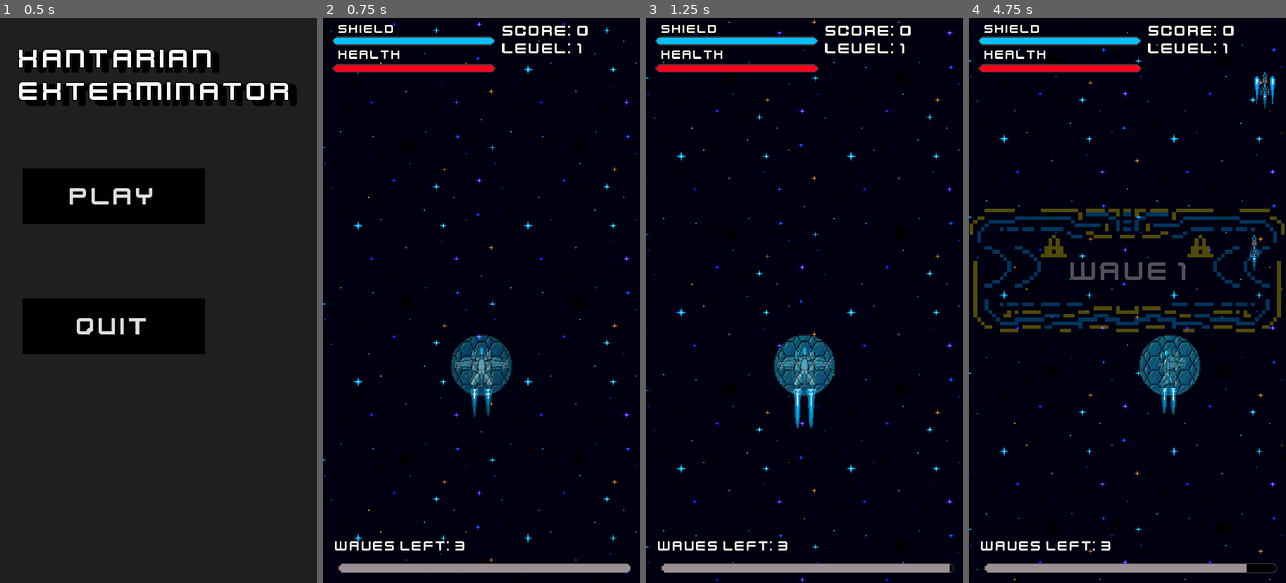
Above: before the commit, frames 1-4 (left to right).
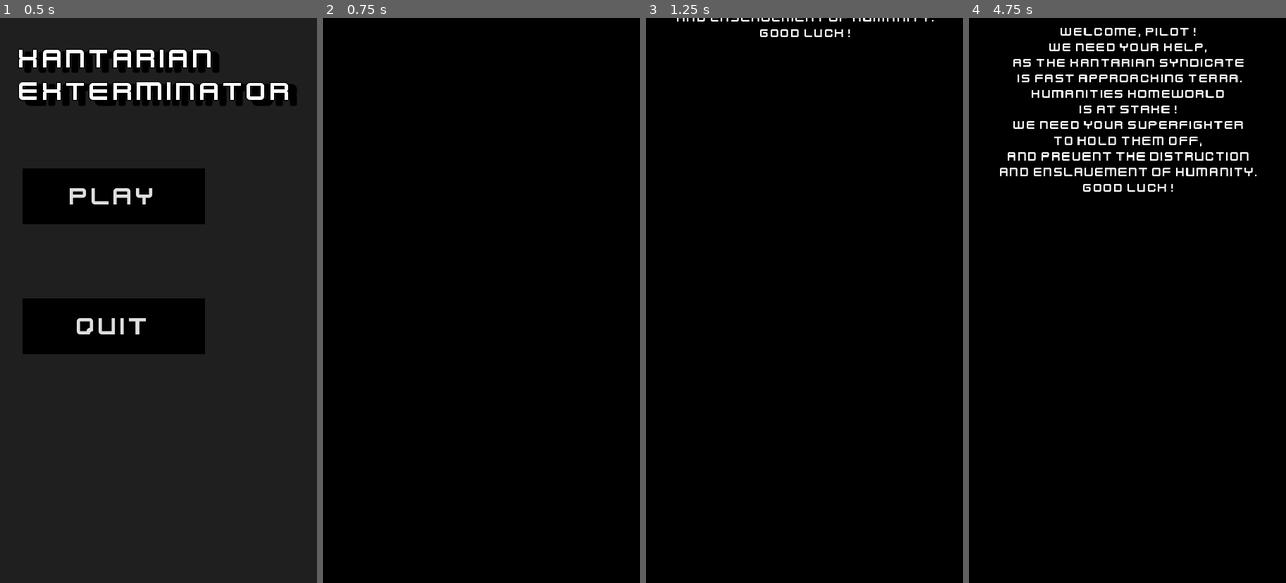
Above: after the commit, the same moments.

Repository: MichaelG-DTE/Final-Godot-DTE-Assessment-Game-Github
Game: Godot game, scene res://Scenes/main_menu.tscn
Same seed, same stepped clock (60 frames per second), same inputs: the game is played once before the commit and once after it. Sound files missing from this copy of the repository are replaced by a short silence.
Inputs (mouse positions are in pixels of both pictures, inside the frame that each line leads up to):
- Up to frame 1 (0.5 s): no input
- Up to frame 2 (0.75 s): click "PLAY" at 0.5 s
- Up to frame 3 (1.25 s): no input
- Up to frame 4 (4.75 s): move the mouse to (1197, 272) at 1.27 s; hold D (Right) 1.28-2.03 s; hold Right mouse button (MissileShoot) 1.28-2.03 s; move the mouse to (1064, 328) at 2.02 s; hold S (Down) 2.03-2.78 s; click (1064, 328) at 2.1 s; move the mouse to (1159, 176) at 2.77 s; hold D (Right) 2.78-3.53 s; hold Right mouse button (MissileShoot) 2.78-3.53 s; move the mouse to (1111, 413) at 3.52 s; hold W (Up) 3.53-4.28 s; click (1111, 413) at 3.6 s; move the mouse to (1222, 385) at 4.27 s; hold A (Left) from 4.28 s (still down); hold Right mouse button (MissileShoot) from 4.28 s (still down)

Frame 1 is identical in both runs. In frame 2, 6.5% of the frame differs, in the area x 0-99%, y 0-99%; in frame 3, 7.0%; in frame 4, 16%, in the area x 0-100%, y 0-100%.

Commit message:
Added New Cutscene to beginning of game

Diff:
--- a/Scenes/final_level.tscn
+++ b/Scenes/final_level.tscn
@@ -400,9 +400,9 @@
 anchors_preset = 5
 anchor_left = 0.5
 anchor_right = 0.5
-offset_left = -476.0
+offset_left = -26.0
 offset_top = -968.0
-offset_right = -236.0
+offset_right = 214.0
 offset_bottom = -903.0
 grow_horizontal = 2
 scale = Vector2(4.06963, 4.1588)
@@ -417,9 +417,9 @@
 anchors_preset = 5
 anchor_left = 0.5
 anchor_right = 0.5
-offset_left = -465.0
+offset_left = -15.0
 offset_top = -300.0
-offset_right = 469.0
+offset_right = 919.0
 offset_bottom = -68.0
 grow_horizontal = 2
 text = "Thanks to yor efforts,
@@ -435,9 +435,9 @@
 anchors_preset = 5
 anchor_left = 0.5
 anchor_right = 0.5
-offset_left = -1191.0
+offset_left = -741.0
 offset_top = 3000.0
-offset_right = 1202.0
+offset_right = 1652.0
 offset_bottom = 10745.6
 grow_horizontal = 2
 text = "Thank You for Playing
--- a/Scenes/level_one.tscn
+++ b/Scenes/level_one.tscn
@@ -14,10 +14,18 @@
 [ext_resource type="PackedScene" uid="uid://clbakaiyc3qut" path="res://Scenes/health_bar.tscn" id="10_8354x"]
 [ext_resource type="AudioStream" uid="uid://c1m7pr0qn443r" path="res://Assets/Game Assets/Music/Xantarian Exterminator OST 1 - Terran Fighter One.mp3" id="13_xpgwb"]
 
+[sub_resource type="LabelSettings" id="LabelSettings_madmr"]
+font = ExtResource("6_4guqa")
+font_size = 35
+
 [sub_resource type="LabelSettings" id="LabelSettings_y75hu"]
 font = ExtResource("6_4guqa")
 font_size = 80
 outline_color = Color(0, 0, 0, 1)
+
+[sub_resource type="LabelSettings" id="LabelSettings_1pcbx"]
+font = ExtResource("6_4guqa")
+font_size = 40
 
 [sub_resource type="Animation" id="Animation_gtm3d"]
 length = 0.001
@@ -105,10 +113,6 @@
 "WarningFlashing": SubResource("Animation_ux418")
 }
 
-[sub_resource type="LabelSettings" id="LabelSettings_1pcbx"]
-font = ExtResource("6_4guqa")
-font_size = 40
-
 [sub_resource type="Animation" id="Animation_gowww"]
 resource_name = "Background"
 length = 0.9
@@ -145,6 +149,115 @@
 _data = {
 "Background": SubResource("Animation_gowww"),
 "RESET": SubResource("Animation_7ga84")
+}
+
+[sub_resource type="Animation" id="Animation_xspyn"]
+resource_name = "BeginningOfGame"
+length = 30.0
+tracks/0/type = "value"
+tracks/0/imported = false
+tracks/0/enabled = true
+tracks/0/path = NodePath(".:modulate")
+tracks/0/interp = 1
+tracks/0/loop_wrap = true
+tracks/0/keys = {
+"times": PackedFloat32Array(20, 25),
+"transitions": PackedFloat32Array(1, 1),
+"update": 0,
+"values": [Color(1, 1, 1, 1), Color(1, 1, 1, 0)]
+}
+tracks/1/type = "value"
+tracks/1/imported = false
+tracks/1/enabled = true
+tracks/1/path = NodePath("../BeginningText:position")
+tracks/1/interp = 1
+tracks/1/loop_wrap = true
+tracks/1/keys = {
+"times": PackedFloat32Array(0, 8, 15, 18),
+"transitions": PackedFloat32Array(1, 1, 1, 1),
+"update": 0,
+"values": [Vector2(44.5, -500), Vector2(44.5, 500), Vector2(44.5, 500), Vector2(44.5, 2000)]
+}
+tracks/2/type = "value"
+tracks/2/imported = false
+tracks/2/enabled = true
+tracks/2/path = NodePath("../../PlayerSpawnPos:position")
+tracks/2/interp = 1
+tracks/2/loop_wrap = true
+tracks/2/keys = {
+"times": PackedFloat32Array(26),
+"transitions": PackedFloat32Array(1),
+"update": 0,
+"values": [Vector2(450, 1750)]
+}
+tracks/3/type = "value"
+tracks/3/imported = false
+tracks/3/enabled = true
+tracks/3/path = NodePath("../../Player:position")
+tracks/3/interp = 1
+tracks/3/loop_wrap = true
+tracks/3/keys = {
+"times": PackedFloat32Array(26, 26.5, 26.6, 26.8),
+"transitions": PackedFloat32Array(1, 1, 1, 1),
+"update": 0,
+"values": [Vector2(450, 1750), Vector2(450, 1000), Vector2(450, 975), Vector2(450, 1000)]
+}
+
+[sub_resource type="Animation" id="Animation_j4bug"]
+length = 0.001
+tracks/0/type = "value"
+tracks/0/imported = false
+tracks/0/enabled = true
+tracks/0/path = NodePath(".:modulate")
+tracks/0/interp = 1
+tracks/0/loop_wrap = true
+tracks/0/keys = {
+"times": PackedFloat32Array(0),
+"transitions": PackedFloat32Array(1),
+"update": 0,
+"values": [Color(1, 1, 1, 1)]
+}
+tracks/1/type = "value"
+tracks/1/imported = false
+tracks/1/enabled = true
+tracks/1/path = NodePath("../BeginningText:position")
+tracks/1/interp = 1
+tracks/1/loop_wrap = true
+tracks/1/keys = {
+"times": PackedFloat32Array(0),
+"transitions": PackedFloat32Array(1),
+"update": 0,
+"values": [Vector2(44.5, -200)]
+}
+tracks/2/type = "value"
+tracks/2/imported = false
+tracks/2/enabled = true
+tracks/2/path = NodePath("../../PlayerSpawnPos:position")
+tracks/2/interp = 1
+tracks/2/loop_wrap = true
+tracks/2/keys = {
+"times": PackedFloat32Array(0),
+"transitions": PackedFloat32Array(1),
+"update": 0,
+"values": [Vector2(500, 2000)]
+}
+tracks/3/type = "value"
+tracks/3/imported = false
+tracks/3/enabled = true
+tracks/3/path = NodePath("../../Player:position")
+tracks/3/interp = 1
+tracks/3/loop_wrap = true
+tracks/3/keys = {
+"times": PackedFloat32Array(0),
+"transitions": PackedFloat32Array(1),
+"update": 0,
+"values": [Vector2(500, 2000)]
+}
+
+[sub_resource type="AnimationLibrary" id="AnimationLibrary_80454"]
+_data = {
+"BeginningOfGame": SubResource("Animation_xspyn"),
+"RESET": SubResource("Animation_j4bug")
 }
 
 [node name="Level_One" type="Node2D"]
@@ -155,6 +268,35 @@
 
 [node name="UI_Layer" type="CanvasLayer" parent="."]
 process_mode = 3
+
+[node name="ColorRect" type="ColorRect" parent="UI_Layer"]
+anchors_preset = 15
+anchor_right = 1.0
+anchor_bottom = 1.0
+grow_horizontal = 2
+grow_vertical = 2
+color = Color(0, 0, 0, 1)
+
+[node name="BeginningText" type="Label" parent="UI_Layer"]
+anchors_preset = -1
+offset_left = 44.5
+offset_top = -200.0
+offset_right = 865.5
+offset_bottom = 270.0
+grow_horizontal = 2
+text = "Welcome, Pilot!
+We need your help,
+as the Xantarian Syndicate
+ is fast approaching Terra.
+Humanities homeworld
+is at stake!
+We need your Superfighter
+to hold them off,
+and prevent the distruction
+and enslavement of humanity.
+Good Luck!"
+label_settings = SubResource("LabelSettings_madmr")
+horizontal_alignment = 1
 
 [node name="HUD" parent="UI_Layer" instance=ExtResource("2_hpc5o")]
 
@@ -201,25 +343,22 @@
 horizontal_alignment = 1
 vertical_alignment = 1
 
+[node name="WaveCounter" type="Label" parent="UI_Layer/HUD"]
+offset_left = 33.0
+offset_top = 1473.0
+offset_right = 267.0
+offset_bottom = 1525.0
+text = "Wave: 1"
+label_settings = SubResource("LabelSettings_1pcbx")
+horizontal_alignment = 1
+vertical_alignment = 3
+
 [node name="WaveFlashing" type="AnimationPlayer" parent="UI_Layer/HUD"]
 libraries = {
 "": SubResource("AnimationLibrary_t0qlg")
 }
 
-[node name="GameOverScreen" parent="UI_Layer" instance=ExtResource("5_s5oaj")]
-visible = false
-
-[node name="LevelCompleteScreen" parent="UI_Layer" instance=ExtResource("8_33qqh")]
-visible = false
-
-[node name="PauseMenu" parent="UI_Layer" instance=ExtResource("9_kt6xs")]
-visible = false
-offset_left = 1.0
-offset_top = 6.0
-offset_right = 1.0
-offset_bottom = 6.0
-
-[node name="TimerBar" parent="UI_Layer" instance=ExtResource("10_8354x")]
+[node name="TimerBar" parent="UI_Layer/HUD" instance=ExtResource("10_8354x")]
 offset_left = 43.0
 offset_top = 1544.0
 offset_right = 875.0
@@ -229,15 +368,18 @@
 value = 40.0
 tint_progress = Color(0.6118, 0.558706, 0.575281, 1)
 
-[node name="WaveCounter" type="Label" parent="UI_Layer"]
-offset_left = 33.0
-offset_top = 1473.0
-offset_right = 267.0
-offset_bottom = 1525.0
-text = "Wave: 1"
-label_settings = SubResource("LabelSettings_1pcbx")
-horizontal_alignment = 1
-vertical_alignment = 3
+[node name="GameOverScreen" parent="UI_Layer" instance=ExtResource("5_s5oaj")]
+visible = false
+
+[node name="LevelCompleteScreen" parent="UI_Layer" instance=ExtResource("8_33qqh")]
+visible = false
+
+[node name="PauseMenu" parent="UI_Layer" instance=ExtResource("9_kt6xs")]
+visible = false
+offset_left = 1.0
+offset_top = 6.0
+offset_right = 1.0
+offset_bottom = 6.0
 
 [node name="Background" type="Sprite2D" parent="."]
 texture_repeat = 2
@@ -256,11 +398,12 @@
 autoplay = "Background"
 
 [node name="Player" parent="." instance=ExtResource("1_620ks")]
-position = Vector2(500, 999)
+position = Vector2(500, 2000)
 scale = Vector2(1.63211, 1.63211)
+speed = 750
 
 [node name="PlayerSpawnPos" type="Marker2D" parent="."]
-position = Vector2(500, 1000)
+position = Vector2(500, 2000)
 
 [node name="laser_container" type="Node2D" parent="."]
 
@@ -280,5 +423,11 @@
 stream = ExtResource("13_xpgwb")
 autoplay = true
 
+[node name="BEGINNING OF GAME" type="AnimationPlayer" parent="."]
+root_node = NodePath("../UI_Layer/ColorRect")
+libraries = {
+"": SubResource("AnimationLibrary_80454")
+}
+
 [connection signal="timeout" from="EnemySpawnTimer" to="." method="_on_enemy_spawn_timer_timeout"]
 [connection signal="timeout" from="EndOfWave" to="." method="_on_end_of_wave_timeout"]
--- a/Scripts/level_one.gd
+++ b/Scripts/level_one.gd
@@ -24,6 +24,8 @@
 
 #spawn da playa, and put him on his spawn pos
 func _ready():
+	GlobalVar.is_in_cutscene = true
+	$UI_Layer/HUD.visible = false
 	#get the player from its group
 	player = get_tree().get_first_node_in_group("players")
 	#make sure the player exists at the start of the game
@@ -33,32 +35,38 @@
 	GlobalVar.health = 20
 	#player position at the start of the game
 	player.global_position = Vector2(screensize.x / 2, player_spawn_pos.global_position.y)
+	$EnemySpawnTimer.stop()
+	$"BEGINNING OF GAME".play("BeginningOfGame")
+	await $"BEGINNING OF GAME".animation_finished
+	GlobalVar.is_in_cutscene = false
+	$UI_Layer/HUD.visible = true
 	#connecting signals from the player to the game script
 	player.laser_shot.connect(_on_player_laser_shot)
 	player.missile_shot.connect(_on_player_missile_shot)
 	player.killed.connect(_on_player_killed)
-	$EnemySpawnTimer.stop()
-	if waves == 3:
-		#makes the first wave warning symbol appear, then plays an animation
-		$UI_Layer/HUD/WaveWarning.visible = true
-		$UI_Layer/HUD/Wave1.visible = true
-		$UI_Layer/HUD/WaveFlashing.play("WarningFlashing")
-		#creates a timer that determines the break between waves
-		await get_tree().create_timer(wave_warning_timer).timeout
-		#waits for the animtion to be finished
-		await $UI_Layer/HUD/WaveFlashing.animation_finished
-		#makes the flashing invisible
-		$UI_Layer/HUD/WaveWarning.visible = false
-		$UI_Layer/HUD/Wave1.visible = false
-		#starts the enemy spawn timer at the beginning of the wave
+	if GlobalVar.is_in_cutscene:
 		$EnemySpawnTimer.start()
+		if waves == 3:
+			#makes the first wave warning symbol appear, then plays an animation
+			$UI_Layer/HUD/WaveWarning.visible = true
+			$UI_Layer/HUD/Wave1.visible = true
+			$UI_Layer/HUD/WaveFlashing.play("WarningFlashing")
+			#creates a timer that determines the break between waves
+			await get_tree().create_timer(wave_warning_timer).timeout
+			#waits for the animtion to be finished
+			await $UI_Layer/HUD/WaveFlashing.animation_finished
+			#makes the flashing invisible
+			$UI_Layer/HUD/WaveWarning.visible = false
+			$UI_Layer/HUD/Wave1.visible = false
+			#starts the enemy spawn timer at the beginning of the wave
+			$EnemySpawnTimer.start()
 
 func _process(delta):
 	if Input.is_action_just_pressed("Quit"):
 		get_tree().change_scene_to_file("res://Scenes/main_menu.tscn")
-	$UI_Layer/TimerBar.max_value = $EndOfWave.wait_time
-	$UI_Layer/TimerBar.value = $EndOfWave.time_left
-	$UI_Layer/WaveCounter.text = "Waves Left: " +str(waves)
+	$UI_Layer/HUD/TimerBar.max_value = $EndOfWave.wait_time
+	$UI_Layer/HUD/TimerBar.value = $EndOfWave.time_left
+	$UI_Layer/HUD/WaveCounter.text = "Waves Left: " +str(waves)
 
 #shootin lasars in dis house
 func _on_player_laser_shot(laser_scene, location):
Not shown: 1 places in Scenes/level_one.tscn that only renumber resources
